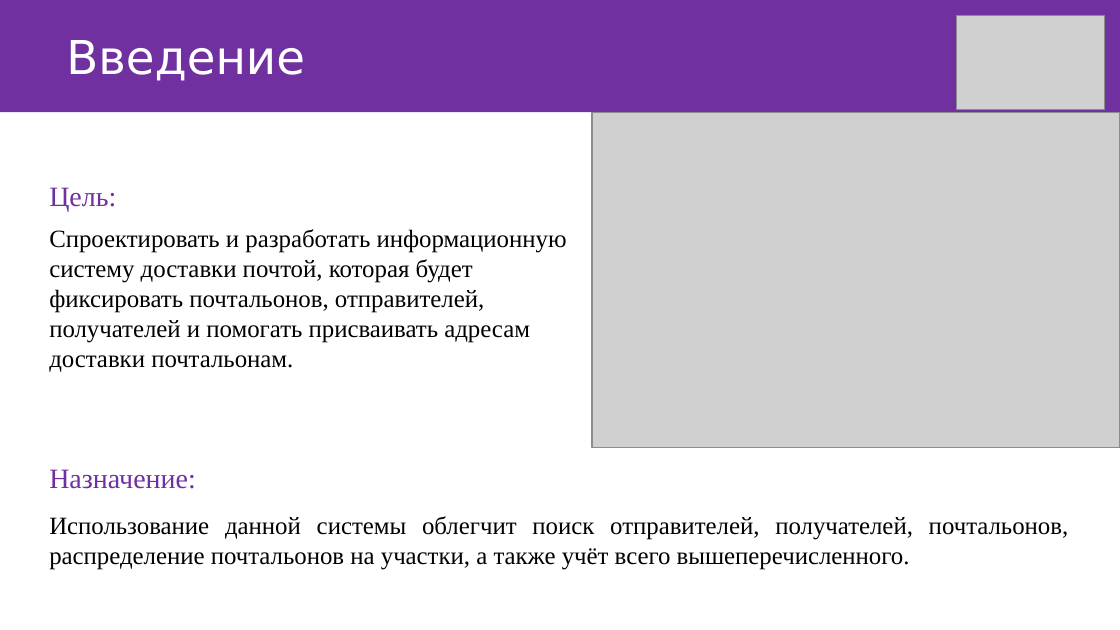
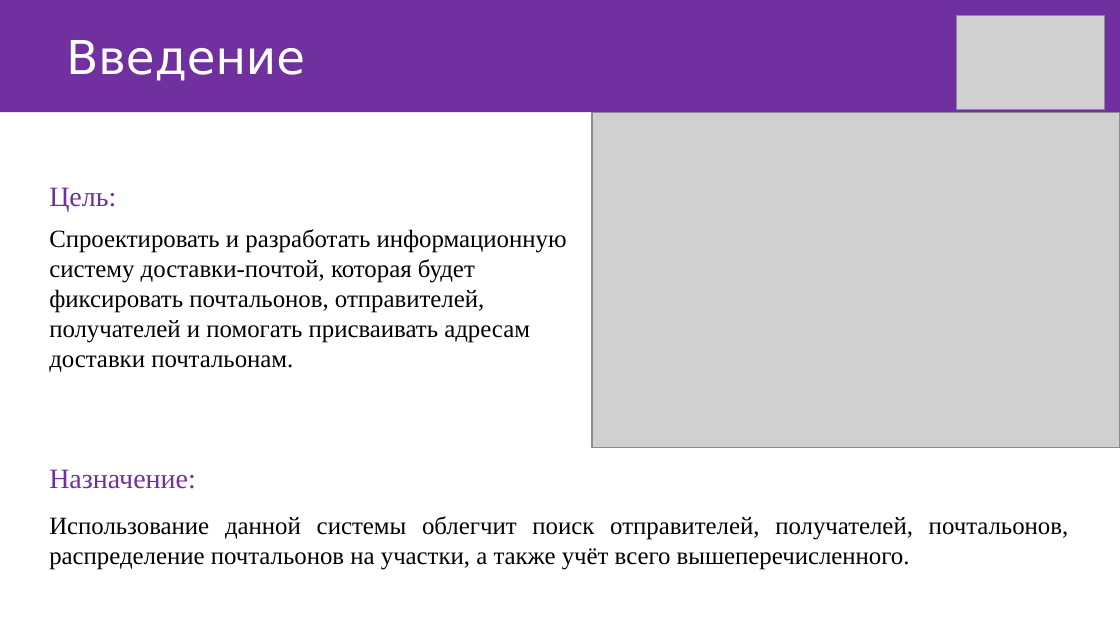
Before and after one commit to Nanonikich/PostSys, a slide deck: slide 2 of documents/Presentation/Презентация.ppsx. Drawn at 1120x630 pixels with LibreOffice and Linux fonts; fonts in the diff are those of the drawing; grey boxes stand for pictures. Boxes give left, top, right and bottom in pixels: in the first picture for what was removed or moved away, otherwise in the second. Text is boxed around its words. In the diff, an @@ line names an element or a change of style, - is before the commit and + after.

Commit message:
Updated presentation

```diff
--- a/documents/Presentation/Презентация.ppsx
+++ b/documents/Presentation/Презентация.ppsx
@@ text at box(49, 229, 567, 372): text changed @@
-Спроектировать и разработать информационную систему доставки почтой, которая будет фиксировать почтальонов, отправителей, получателей и помогать присваивать адресам доставки почтальонам.
+Спроектировать и разработать информационную систему доставки-почтой, которая будет фиксировать почтальонов, отправителей, получателей и помогать присваивать адресам доставки почтальонам.
```
Also in this commit, not shown: 2 other slides changed.
